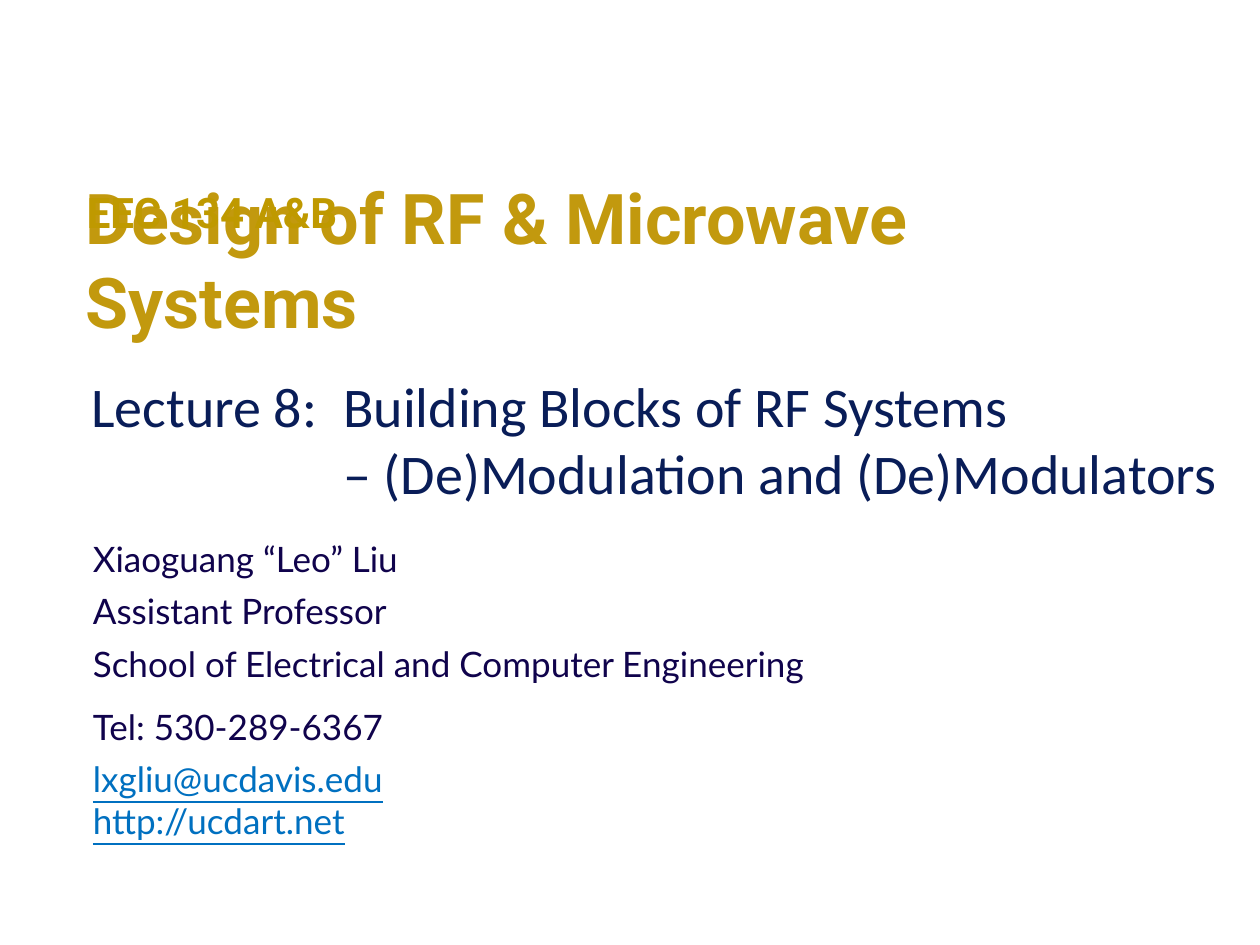
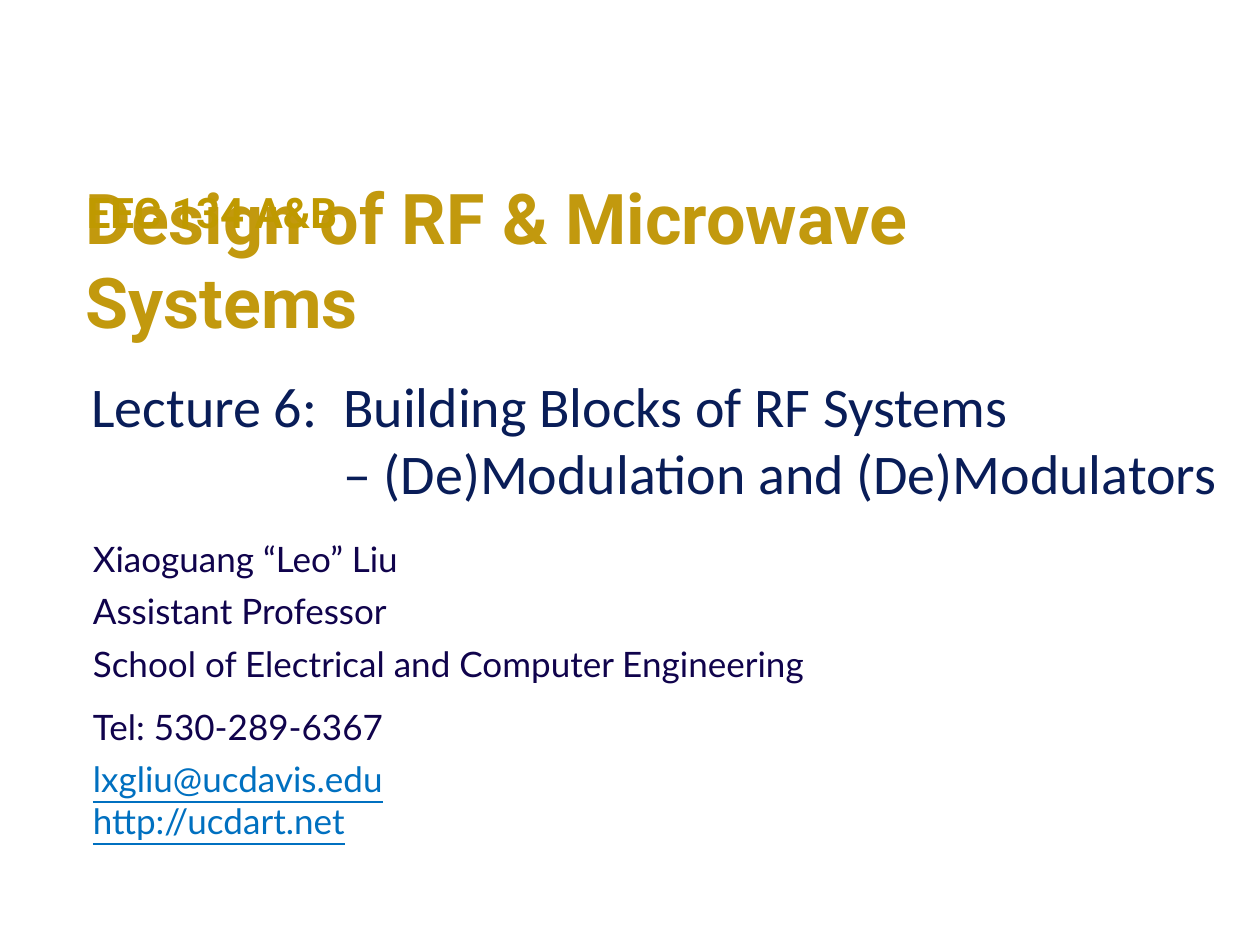
Before and after one commit to ucdart/UCD-EEC134, a slide deck: slide 1 of lectures/lec6/Lec6-Modulation.pptx. Drawn at 1260x945 pixels with LibreOffice and Linux fonts; fonts in the diff are those of the drawing. Boxes give left, top, right and bottom in pixels: in the first picture for what was removed or moved away, otherwise in the second. Text is boxed around its words. In the diff, an @@ line names an element or a change of style, - is before the commit and + after.

Commit message:
update lec6

```diff
--- a/lectures/lec6/Lec6-Modulation.pptx
+++ b/lectures/lec6/Lec6-Modulation.pptx
@@ text at box(91, 388, 1007, 437): text changed @@
-Lecture 8: Building Blocks of RF Systems
+Lecture 6: Building Blocks of RF Systems
```
